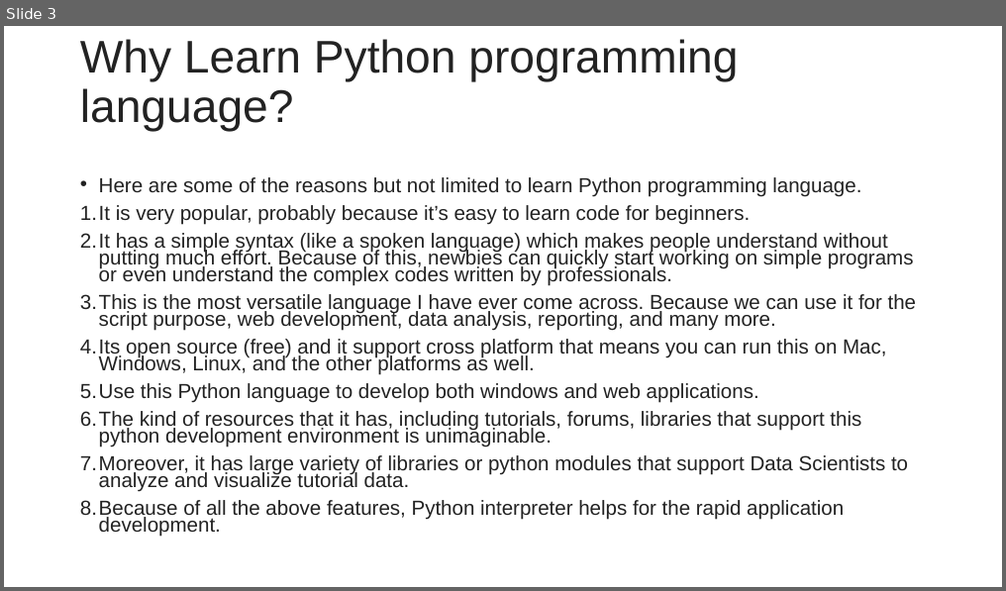
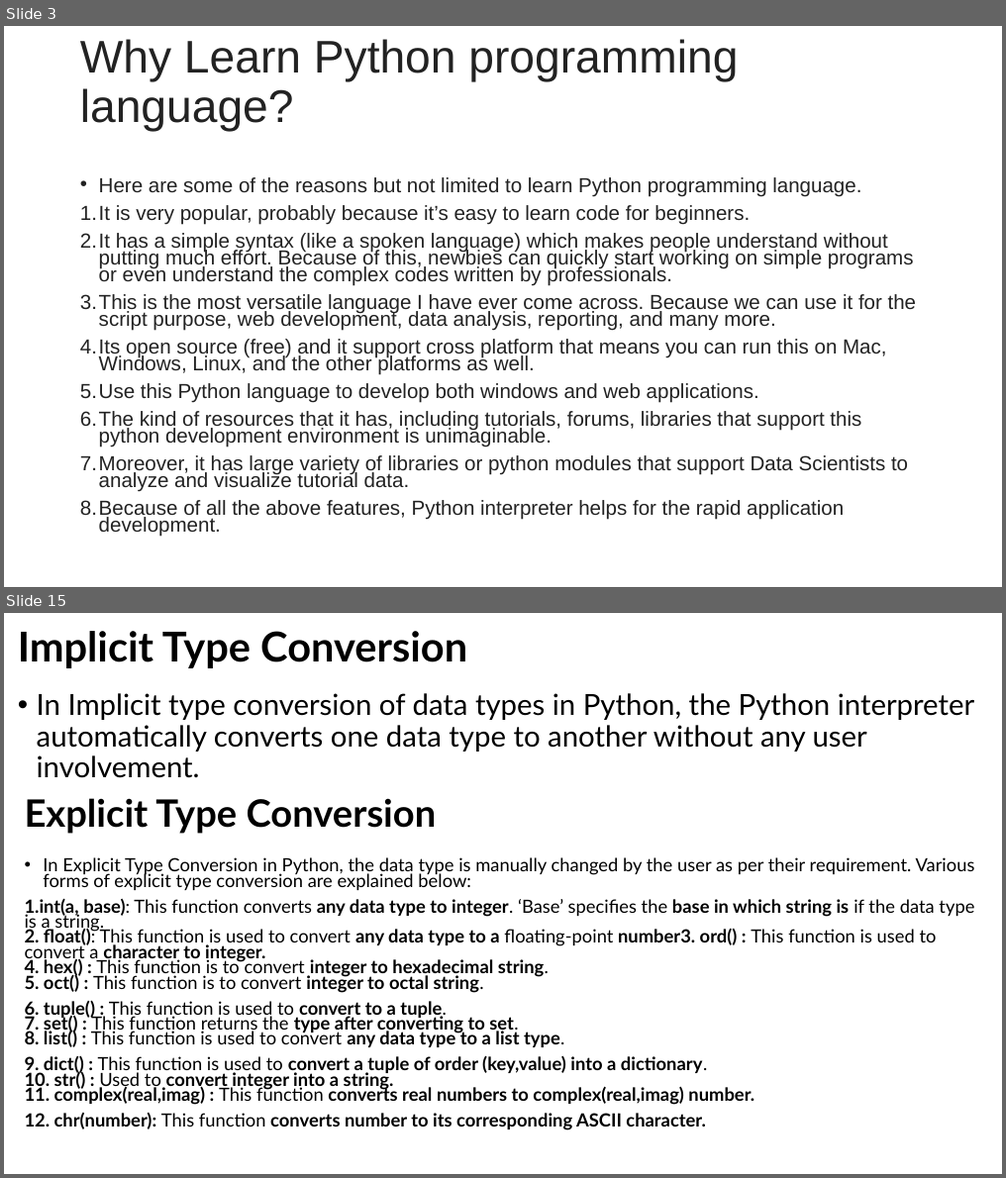
Before and after one commit to hitendradixit/Machine-Learning, a slide deck: SeesionSlides/MACHINE LEARNING Session 1.pptx. Shown one above the other, each under a label of ours: slide 3 before the commit, slides 3 and 15 after it; the slides between them are not shown. The pictures are 1006x591 and 1006x1178 pixels, drawn with LibreOffice and Linux fonts; fonts in the diff are those of the drawing. Boxes give left, top, right and bottom in pixels: in the first picture for what was removed or moved away, otherwise in the second. Text is boxed around its words. In the diff, an @@ line names an element or a change of style, - is before the commit and + after.

```diff
--- a/SeesionSlides/MACHINE LEARNING Session 1.pptx
+++ b/SeesionSlides/MACHINE LEARNING Session 1.pptx
@@ slide 15 added at [4,613,1002,1174], background #FFFFFF @@
@@ title added at [18,631,467,668], 39.6 pt, text #000000, bold @@
+Implicit Type Conversion
@@ text added at [37,693,974,778], 28 pt, text #000000 @@
+• In Implicit type conversion of data types in Python, the Python interpreter automatically converts one data type to another without any user involvement.
@@ text added at [25,798,437,834], 36.3 pt, text #000000, bold @@
+Explicit Type Conversion
@@ text added at [25,858,975,1131], 17.5 pt, text #000000, bold @@
+• In Explicit Type Conversion in Python, the data type is manually changed by the user as per their requirement. Various forms of explicit type conversion are explained below:
+1.int(a, base): This function converts any data type to integer. ‘Base’ specifies the base in which string is if the data type is a string.
+2. float(): This function is used to convert any data type to a floating-point number3. ord() : This function is used to convert a character to integer.
+4. hex() : This function is to convert integer to hexadecimal string.
+5. oct() : This function is to convert integer to octal string.
+6. tuple() : This function is used to convert to a tuple.
+7. set() : This function returns the type after converting to set.
+8. list() : This function is used to convert any data type to a list type.
+9. dict() : This function is used to convert a tuple of order (key,value) into a dictionary.
+10. str() : Used to convert integer into a string.
+11. complex(real,imag) : This function converts real numbers to complex(real,imag) number.
+12. chr(number): This function converts number to its corresponding ASCII character.
```
Also in this commit, not shown: 2 slides changed, 16 other slides added, 7 slides removed.
